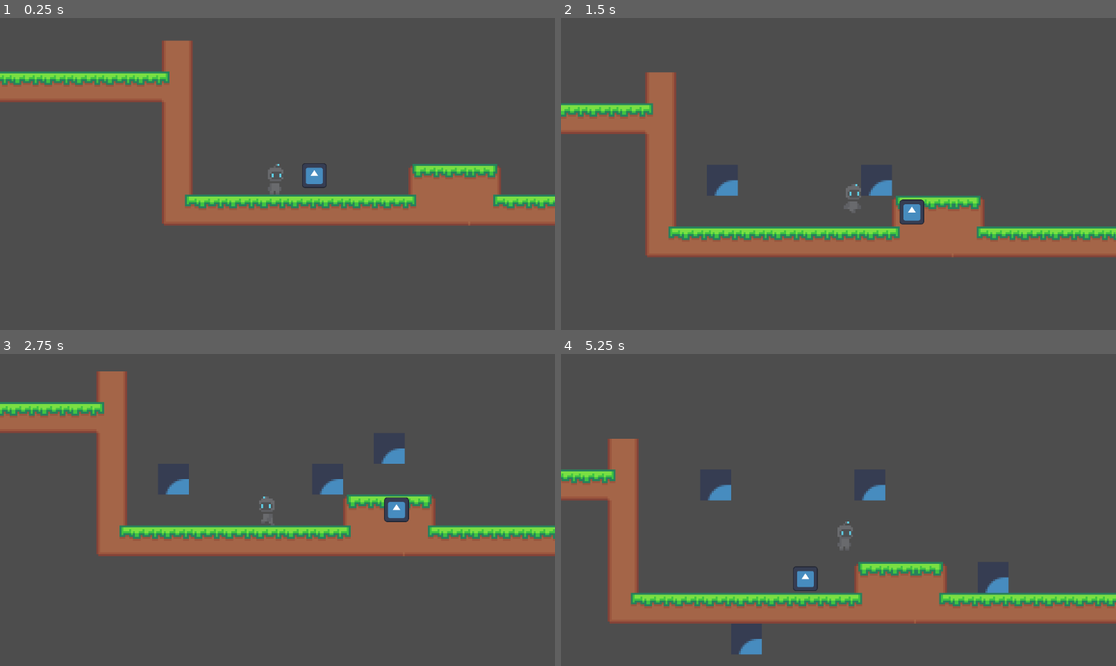
Above: before the commit, frames 1-4 (two rows, left to right).
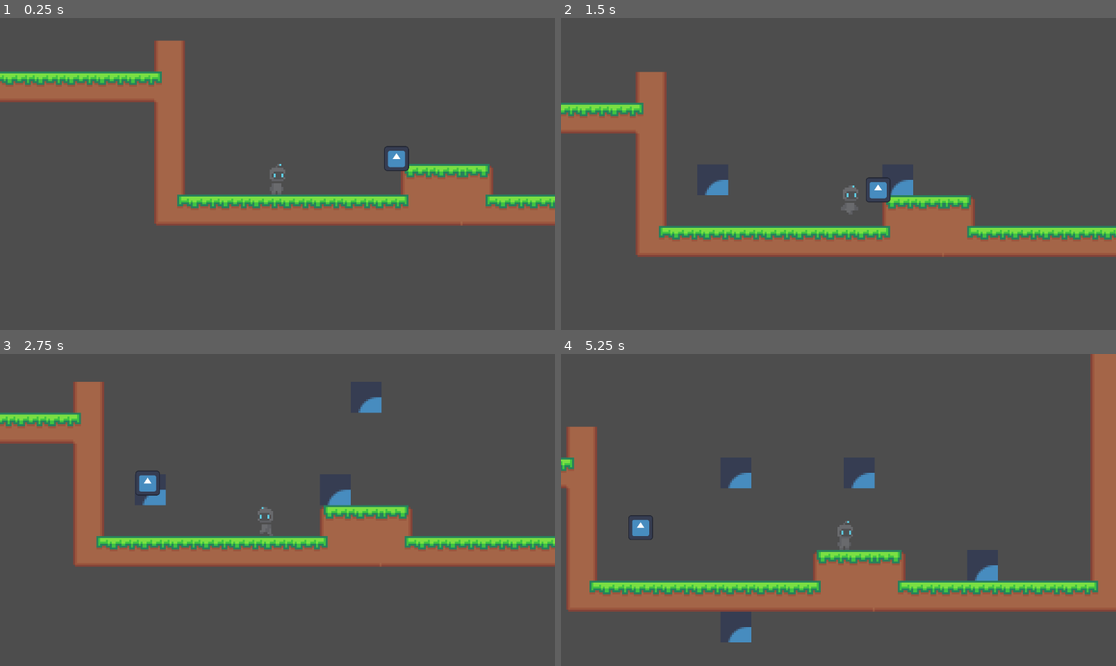
Above: after the commit, the same moments.

Repository: Phaelicannot/Til1
Game: Godot game, scene res://main.tscn
The game is run twice, just before and just after one commit, with the same random seed, the same clock (stepped at 60 frames per second) and the same inputs. The engine's default icon, where the game draws it, is replaced by a stand-in: a white triangle on a blue panel in a dark square.
Inputs (mouse positions are in pixels of both pictures, inside the frame that each line leads up to):
- Up to frame 1 (0.25 s): no input
- Up to frame 2 (1.5 s): move the mouse to (960, 158) at 0.52 s; hold D (right) from 0.53 s (still down); click (960, 158) at 0.6 s; tap Space (jump) at 0.77 s; move the mouse to (727, 189) at 1.27 s; click (727, 189) at 1.35 s
- Up to frame 3 (2.75 s): tap Space (jump) at 1.52 s; move the mouse to (333, 441) at 2.02 s; release D (right) at 2.03 s; hold A (left) from 2.03 s (still down); click (333, 441) at 2.1 s
- Up to frame 4 (5.25 s): move the mouse to (810, 572) at 2.77 s; release A (left) at 2.78 s; hold D (right) 2.78-4.28 s; click (810, 572) at 2.85 s; tap Space (jump) at 3.02, 3.77, 4.52 s; move the mouse to (1005, 556) at 3.52 s; click (1005, 556) at 3.6 s; move the mouse to (672, 463) at 4.27 s; hold A (left) 4.28-5.03 s; click (672, 463) at 4.35 s; move the mouse to (866, 510) at 5.02 s; hold D (right) from 5.03 s (still down); click (866, 510) at 5.1 s

The runs differ from the first frame. In frame 1, 4.2% of the frame differs, in the area x 0-100%, y 7-67%; in frame 2, 5.7%; in frame 3, 17%; in frame 4, 23%, in the area x 0-100%, y 0-97%.

Commit message:
Fick hjälp

Diff:
--- /dev/null
+++ b/Enemy.tscn
@@ -0,0 +1,19 @@
+[gd_scene load_steps=4 format=3 uid="uid://dpb6psmc4gsvy"]
+
+[ext_resource type="Script" path="res://enemies.gd" id="1_cxsrl"]
+[ext_resource type="Texture2D" uid="uid://8ksfaklqfyqy" path="res://icon.svg" id="2_ain61"]
+
+[sub_resource type="RectangleShape2D" id="RectangleShape2D_hcedk"]
+size = Vector2(120, 120)
+
+[node name="Enemy" type="Area2D"]
+scale = Vector2(0.1, 0.1)
+script = ExtResource("1_cxsrl")
+
+[node name="CollisionShape2D" type="CollisionShape2D" parent="."]
+shape = SubResource("RectangleShape2D_hcedk")
+
+[node name="Sprite2D" type="Sprite2D" parent="."]
+texture = ExtResource("2_ain61")
+
+[connection signal="body_entered" from="." to="." method="_on_body_entered"]
--- a/enemies.gd
+++ b/enemies.gd
@@ -1,4 +1,4 @@
-extends CharacterBody2D
+extends Area2D
 
 
 var speed = 300.0
@@ -8,17 +8,22 @@
 #var gravity = ProjectSettings.get_setting("physics/2d/default_gravity")
 
 
-func _process(delta):
-	var enemy_shape = $CollisionShape2D.shape.get_rect()
-	var player_shape = $"../player/CollisionShape2D".shape.get_rect()
-	position.x = posX
-	position.y = posY
-	if enemy_shape.intersects(player_shape):
-		posX = randf_range(10, 100)
-		posY = randf_range(0, 10)
+#func _process(delta):
+#	var enemy_shape = $CollisionShape2D.shape.get_rect()
+#	var player_shape = $"../player/CollisionShape2D".shape.get_rect()
+#	position.x = posX
+#	position.y = posY
+#	if enemy_shape.intersects(player_shape):
+#		posX = randf_range(10, 100)
+#		posY = randf_range(0, 10)
 
 	#var player = $"../player"
 	#var movement = position - player.position
 	#var velocity = movement * speed
 	#speed += delta
 	#move_and_slide()
+
+
+func _on_body_entered(body):
+	if body.is_in_group("Player"):
+		position = Vector2(randf_range(-100, 100), randf_range(-100, 0))
--- a/main.tscn
+++ b/main.tscn
@@ -7,7 +7,7 @@
 [ext_resource type="Texture2D" uid="uid://dxeqxklv00f15" path="res://aseprite/robot-spritesheet.png" id="4_cbk4e"]
 [ext_resource type="Script" path="res://playeranimations.gd" id="5_bt0ts"]
 [ext_resource type="Texture2D" uid="uid://8ksfaklqfyqy" path="res://icon.svg" id="7_rfwvc"]
-[ext_resource type="Script" path="res://enemies.gd" id="8_ctqrf"]
+[ext_resource type="PackedScene" uid="uid://dpb6psmc4gsvy" path="res://Enemy.tscn" id="8_nvyx0"]
 
 [sub_resource type="RectangleShape2D" id="RectangleShape2D_u2ug5"]
 size = Vector2(8, 14)
@@ -1017,11 +1017,9 @@
 sources/1 = SubResource("TileSetAtlasSource_pw8ww")
 sources/2 = SubResource("TileSetAtlasSource_nrjrj")
 
-[sub_resource type="RectangleShape2D" id="RectangleShape2D_s136f"]
-
 [node name="Node2D" type="Node2D"]
 
-[node name="player" type="CharacterBody2D" parent="."]
+[node name="player" type="CharacterBody2D" parent="." groups=["Player"]]
 input_pickable = true
 script = ExtResource("1_5rjkw")
 metadata/_edit_group_ = true
@@ -1047,13 +1045,4 @@
 format = 2
 layer_0/tile_data = PackedInt32Array(131071, 131072, 3, 65536, 131072, 3, 65537, 131072, 3, 65539, 131072, 3, 65538, 13 …(1043 unchanged characters)…
 
-[node name="enemy" type="CharacterBody2D" parent="."]
-position = Vector2(67, -20)
-scale = Vector2(0.1, 0.1)
-script = ExtResource("8_ctqrf")
-
-[node name="CollisionShape2D" type="CollisionShape2D" parent="enemy"]
-shape = SubResource("RectangleShape2D_s136f")
-
-[node name="Sprite2D" type="Sprite2D" parent="enemy"]
-texture = ExtResource("7_rfwvc")
+[node name="Area2D" parent="." instance=ExtResource("8_nvyx0")]
Not shown: 1 places in main.tscn that only renumber resources
